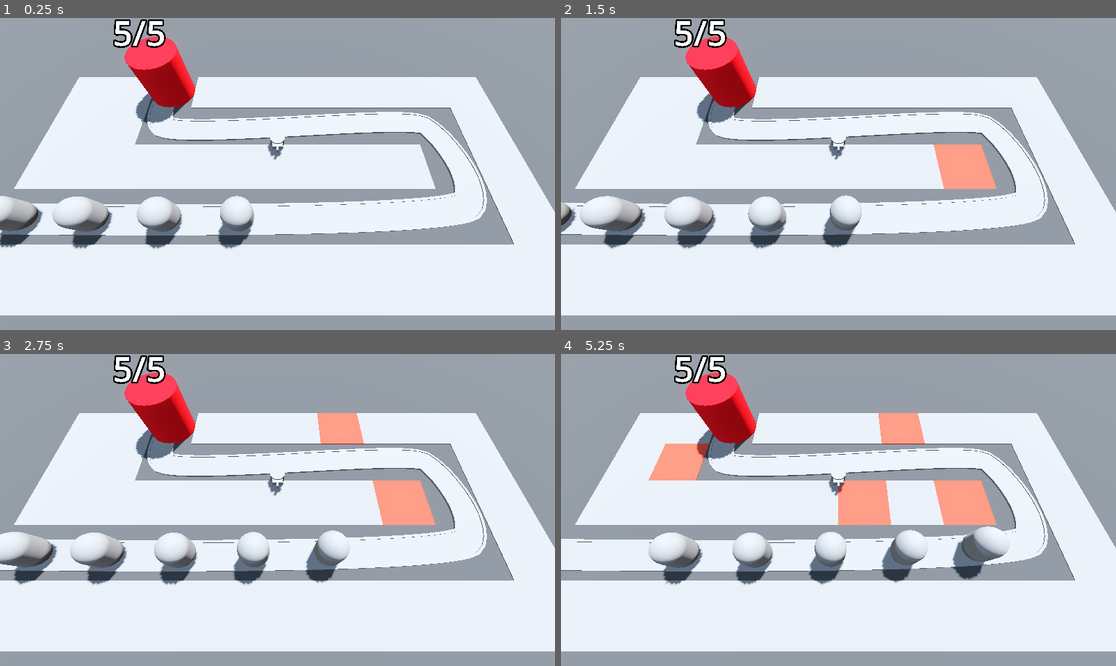
Above: before the commit, frames 1-4 (two rows, left to right).
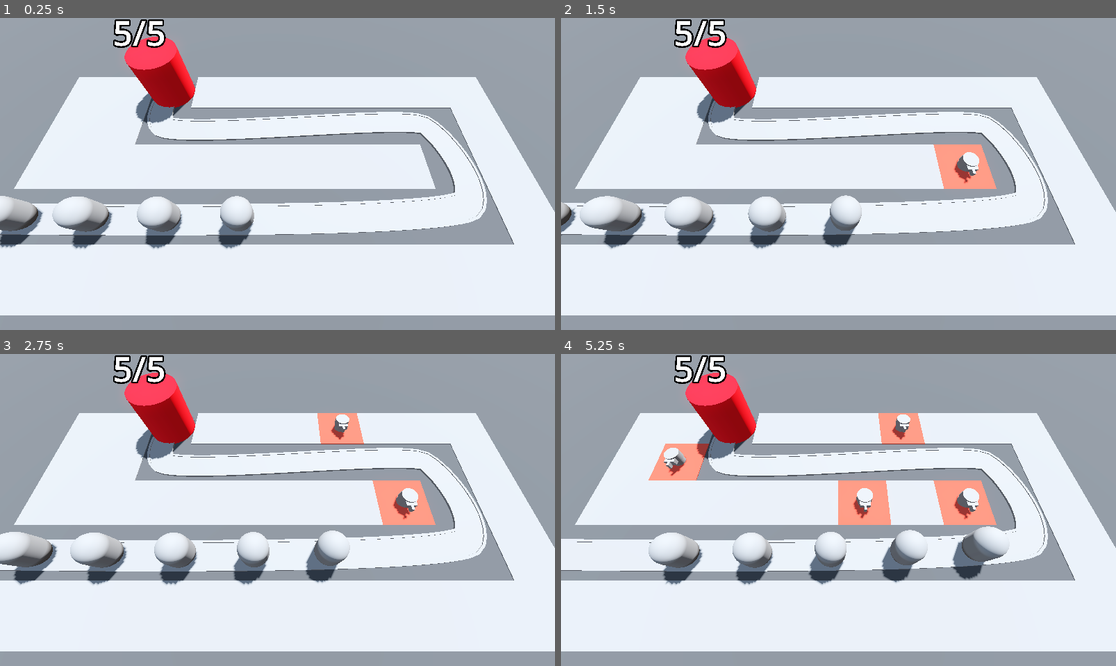
Above: after the commit, the same moments.

Repository: pyxn/godot-barbarian-blaster
Game: Godot game, scene res://Scenes/BaseLevel.tscn
Same seed, same stepped clock (60 frames per second), same inputs: the game is played once before the commit and once after it.
Inputs (mouse positions are in pixels of both pictures, inside the frame that each line leads up to):
- Up to frame 1 (0.25 s): no input
- Up to frame 2 (1.5 s): move the mouse to (960, 158) at 0.52 s; press the mouse at (960, 158) at 0.53 s; move the mouse to (727, 189) at 1.27 s; release the mouse at (727, 189) at 1.28 s; click (727, 189) at 1.35 s
- Up to frame 3 (2.75 s): move the mouse to (333, 441) at 2.02 s; press the mouse at (333, 441) at 2.03 s
- Up to frame 4 (5.25 s): move the mouse to (810, 572) at 2.77 s; release the mouse at (810, 572) at 2.78 s; click (810, 572) at 2.85 s; move the mouse to (1005, 556) at 3.52 s; press the mouse at (1005, 556) at 3.53 s; move the mouse to (672, 463) at 4.27 s; release the mouse at (672, 463) at 4.28 s; click (672, 463) at 4.35 s; move the mouse to (866, 510) at 5.02 s; press the mouse at (866, 510) at 5.03 s

The runs differ from the first frame. In frame 1, 0.1% of the frame differs, in the area x 48-52%, y 38-46%; in frame 2, 0.4%; in frame 3, 0.6%; in frame 4, 1.1%, in the area x 18-76%, y 19-54%.

Commit message:
46/Picking turrent positions

Diff:
--- a/Scenes/BaseLevel.tscn
+++ b/Scenes/BaseLevel.tscn
@@ -115,8 +115,9 @@
 
 [node name="Base" parent="." instance=ExtResource("3_newdp")]
 
-[node name="RayPickerCamera" parent="." node_paths=PackedStringArray("gridmap") instance=ExtResource("4_bhgsg")]
+[node name="RayPickerCamera" parent="." node_paths=PackedStringArray("gridmap", "turret_manager") instance=ExtResource("4_bhgsg")]
 gridmap = NodePath("../GridMap")
+turret_manager = NodePath("../TurretManager")
 
 [node name="TurretManager" type="Node3D" parent="."]
 script = ExtResource("5_xapjd")
--- a/Scenes/RayPickerCamera/RayPickerCamera.gd
+++ b/Scenes/RayPickerCamera/RayPickerCamera.gd
@@ -1,8 +1,8 @@
 extends Camera3D
 
 @export var gridmap: GridMap
+@export var turret_manager: Node3D
 @onready var ray_cast_3d: RayCast3D = $RayCast3D
-
 
 # Called every frame. 'delta' is the elapsed time since the previous frame.
 func _process(delta: float) -> void:
@@ -19,5 +19,7 @@
 				var cell = gridmap.local_to_map(collision_point)
 				if gridmap.get_cell_item(cell) == 0:
 					gridmap.set_cell_item(cell, 1)
+					var tile_position = gridmap.map_to_local(cell)
+					turret_manager.build_turret(tile_position)
 	else:
 		Input.set_default_cursor_shape(Input.CURSOR_ARROW)
--- a/Scenes/TurretManager.gd
+++ b/Scenes/TurretManager.gd
@@ -1,12 +1,8 @@
 extends Node3D
 
 @export var turret: PackedScene
-# Called when the node enters the scene tree for the first time.
-func _ready() -> void:
+
+func build_turret(turrent_position: Vector3) -> void:
 	var new_turret = turret.instantiate()
 	add_child(new_turret)
-
-
-# Called every frame. 'delta' is the elapsed time since the previous frame.
-func _process(delta: float) -> void:
-	pass
+	new_turret.global_position = turrent_position
